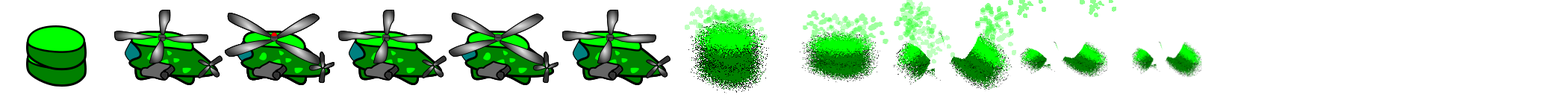
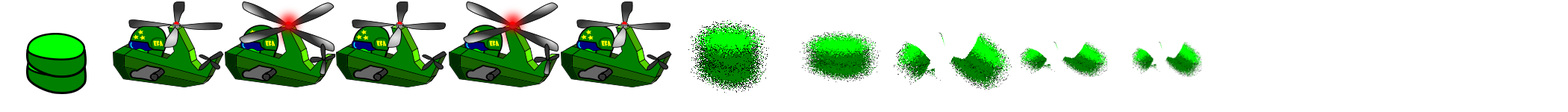
Revision of a layered 1568x112 image; what changed, layer by layer:
hid "Livello incollato #1" over left=224, top=0, right=1117, bottom=86
added layer "new eli" above "dama" over left=26, top=1, right=1011, bottom=95
renamed "Livello incollato" to "dama", hid it, painted on it over left=26, top=9, right=1011, bottom=95
